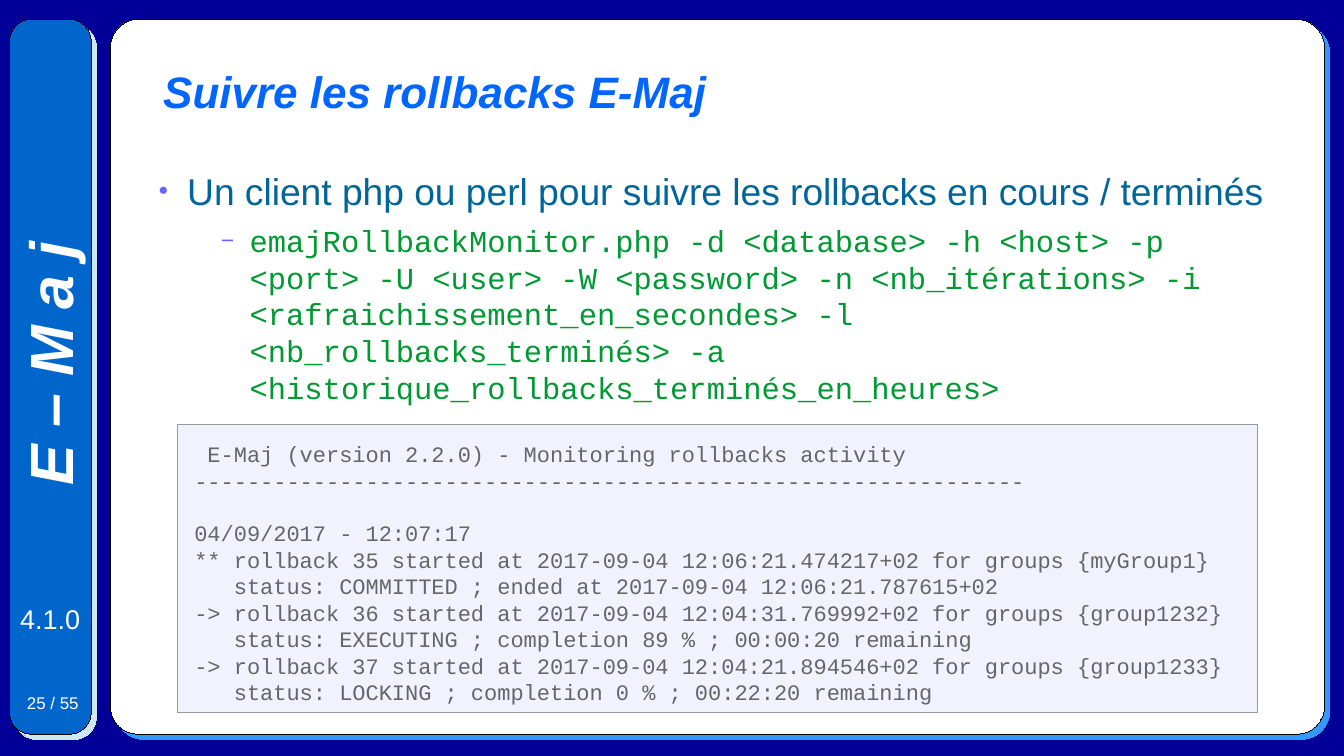
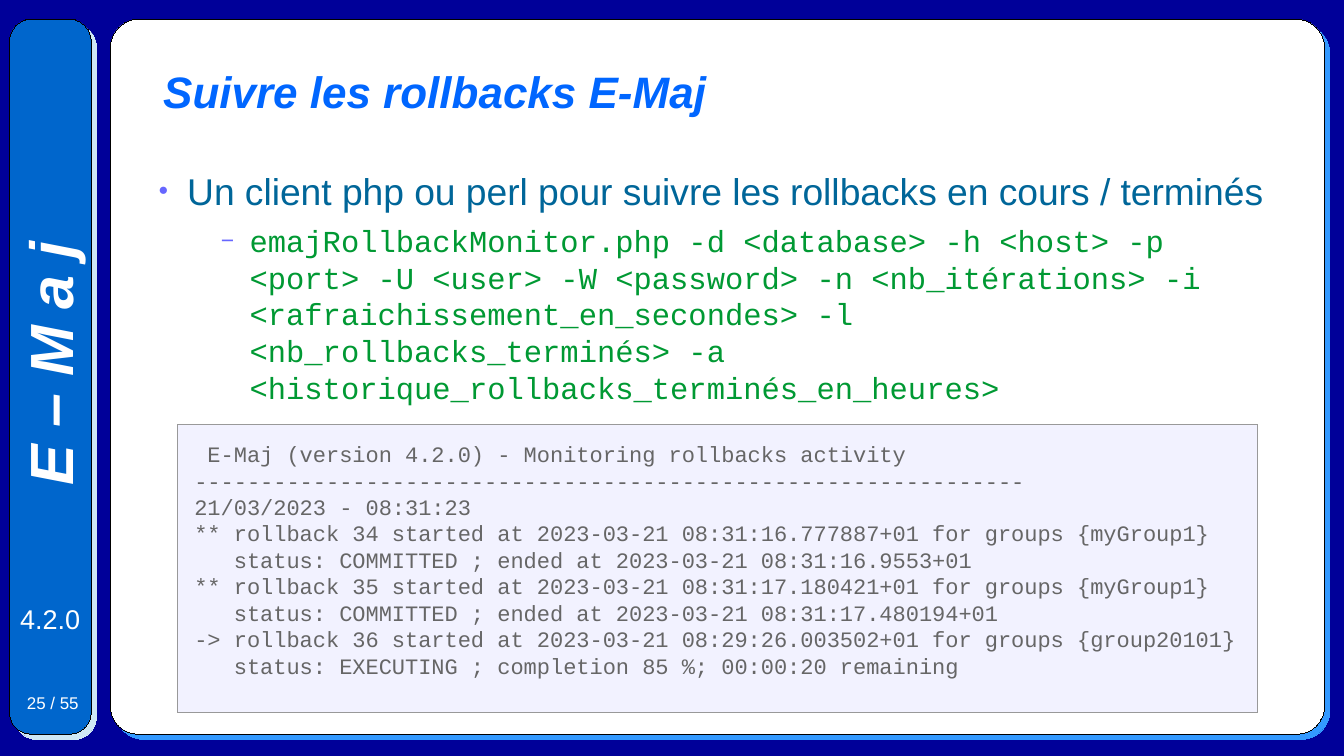
Before and after one commit to beaud76/emaj_doc, a slide deck: slide 25 of Emaj.devel_pres_fr.odp. Drawn at 1344x756 pixels with LibreOffice and Linux fonts; fonts in the diff are those of the drawing. Boxes give left, top, right and bottom in pixels: in the first picture for what was removed or moved away, otherwise in the second. Text is boxed around its words. In the diff, an @@ line names an element or a change of style, - is before the commit and + after.

```diff
--- a/Emaj.devel_pres_fr.odp
+++ b/Emaj.devel_pres_fr.odp
@@ text in rectangle at [207, 446, 905, 467]: text changed @@
-E-Maj (version 2.2.0) - Monitoring rollbacks activity
+E-Maj (version 4.2.0) - Monitoring rollbacks activity
@@ text in rectangle at [194, 499, 1235, 679]: text changed @@
-04/09/2017 - 12:07:17
-** rollback 35 started at 2017-09-04 12:06:21.474217+02 for groups {myGroup1}
-status: COMMITTED ; ended at 2017-09-04 12:06:21.787615+02
--> rollback 36 started at 2017-09-04 12:04:31.769992+02 for groups {group1232}
-status: EXECUTING ; completion 89 % ; 00:00:20 remaining
--> rollback 37 started at 2017-09-04 12:04:21.894546+02 for groups {group1233}
-status: LOCKING ; completion 0 % ; 00:22:20 remaining
+21/03/2023 - 08:31:23
+** rollback 34 started at 2023-03-21 08:31:16.777887+01 for groups {myGroup1}
+status: COMMITTED ; ended at 2023-03-21 08:31:16.9553+01
+** rollback 35 started at 2023-03-21 08:31:17.180421+01 for groups {myGroup1}
+status: COMMITTED ; ended at 2023-03-21 08:31:17.480194+01
+-> rollback 36 started at 2023-03-21 08:29:26.003502+01 for groups {group20101}
+status: EXECUTING ; completion 85 %; 00:00:20 remaining
@@ text at [20, 610, 80, 630]: text changed @@
-4.1.0
+4.2.0
```
Also in this commit, not shown: 53 other slides changed, 5 other files.
